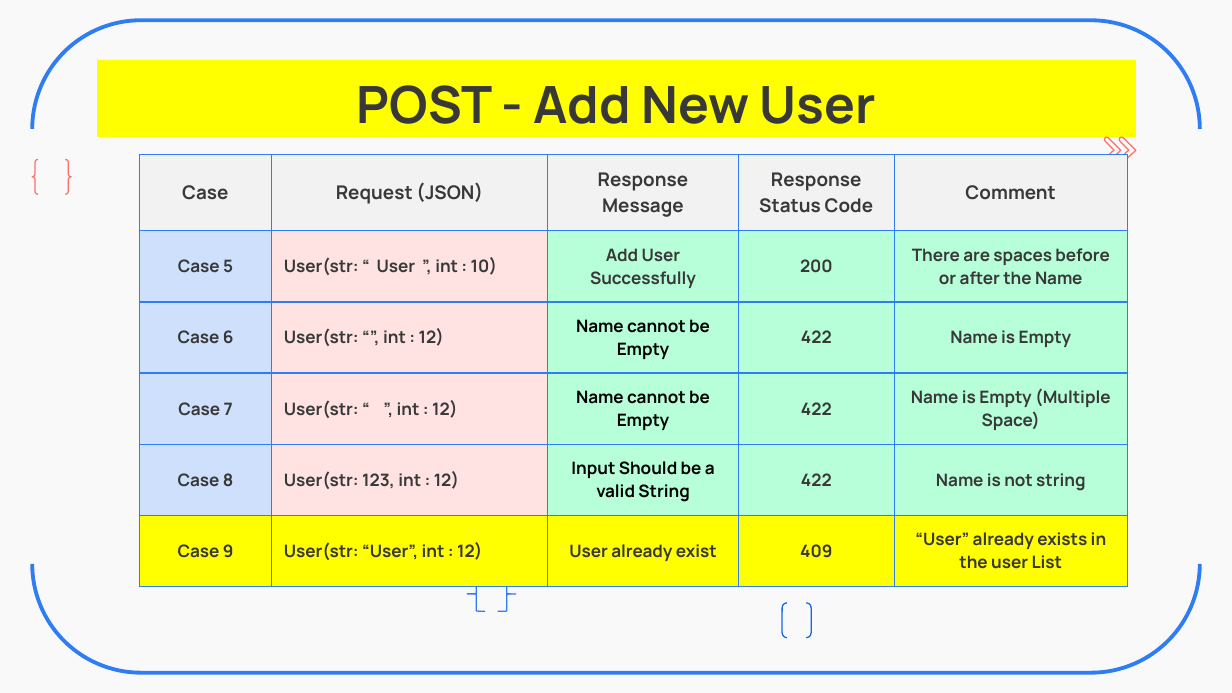
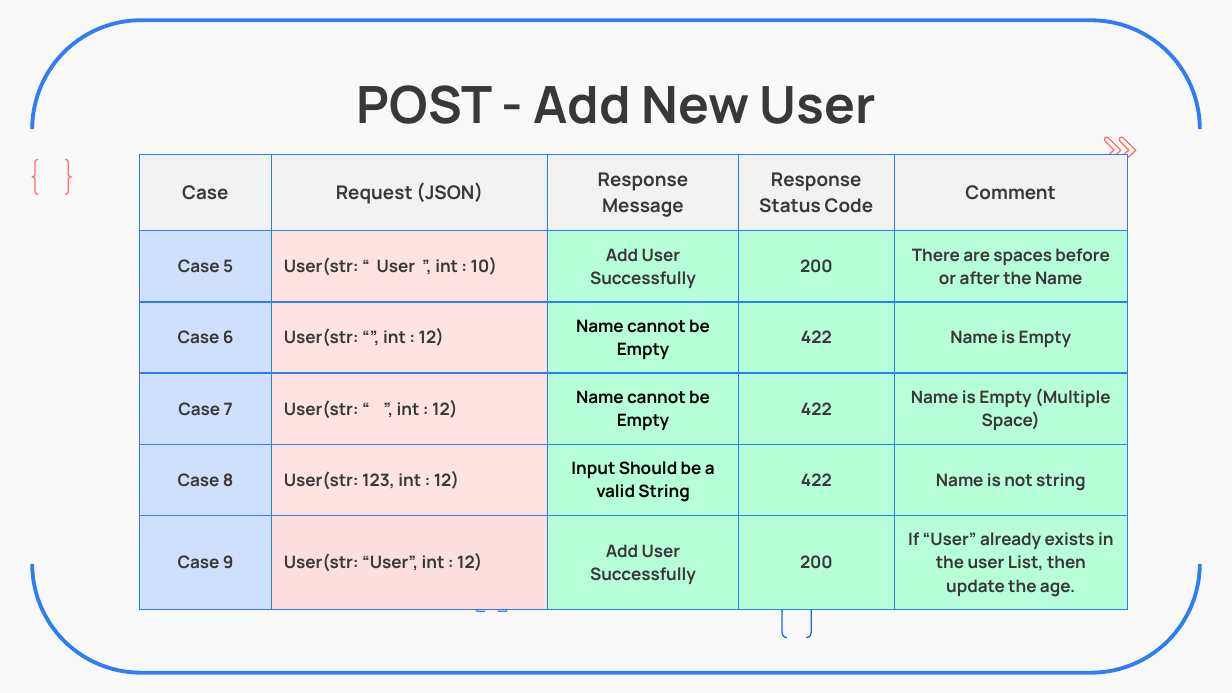
Before and after one commit to ZavierHuang/RESTFUL-API-DESIGN, a slide deck: slide 7 of 黃昱叡_和碩線下測驗_UnitTest_Restful_V2.pptx. Drawn at 1232x693 pixels with LibreOffice and Linux fonts; fonts in the diff are those of the drawing. Boxes give left, top, right and bottom in pixels: in the first picture for what was removed or moved away, otherwise in the second. Text is boxed around its words. In the diff, an @@ line names an element or a change of style, - is before the commit and + after.

Commit message:
V2 PPT Update

```diff
--- a/黃昱叡_和碩線下測驗_UnitTest_Restful_V2.pptx
+++ b/黃昱叡_和碩線下測驗_UnitTest_Restful_V2.pptx
@@ title "POST - Add New User": place and size @@
-title "POST - Add New User" at (97,60,1136,138)
+title "POST - Add New User" at (357,85,875,124)
@@ title "POST - Add New User" at (357,85,875,124): fill #FFFF00 to none @@
@@ table at (139,154,1127,601) @@
-row 6: Case 9 | User(str: “User”, int : 12) | User already exist | 409 | “User” already exists in the user List
+row 6: Case 9 | User(str: “User”, int : 12) | Add User Successfully | 200 | If “User” already exists in the user List, then update the age.
@@ fill #FFFF00 to #CEE0FC in row 6, column 1 @@
@@ fill #FFFF00 to #FBDEDD in row 6, column 2 @@
@@ fill #FFFF00 to #B7FFD8 in 3 cells @@
```
Also in this commit, not shown: 4 other slides changed, 1 slide added.
